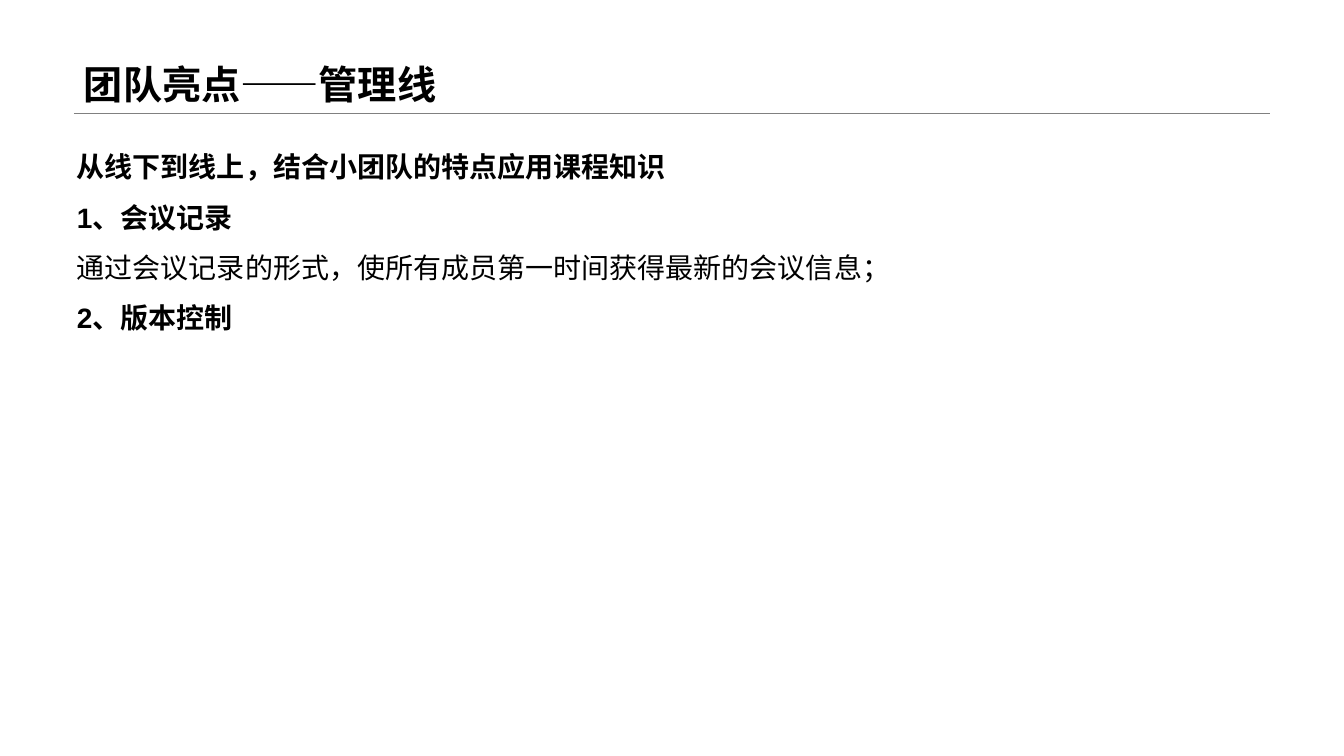
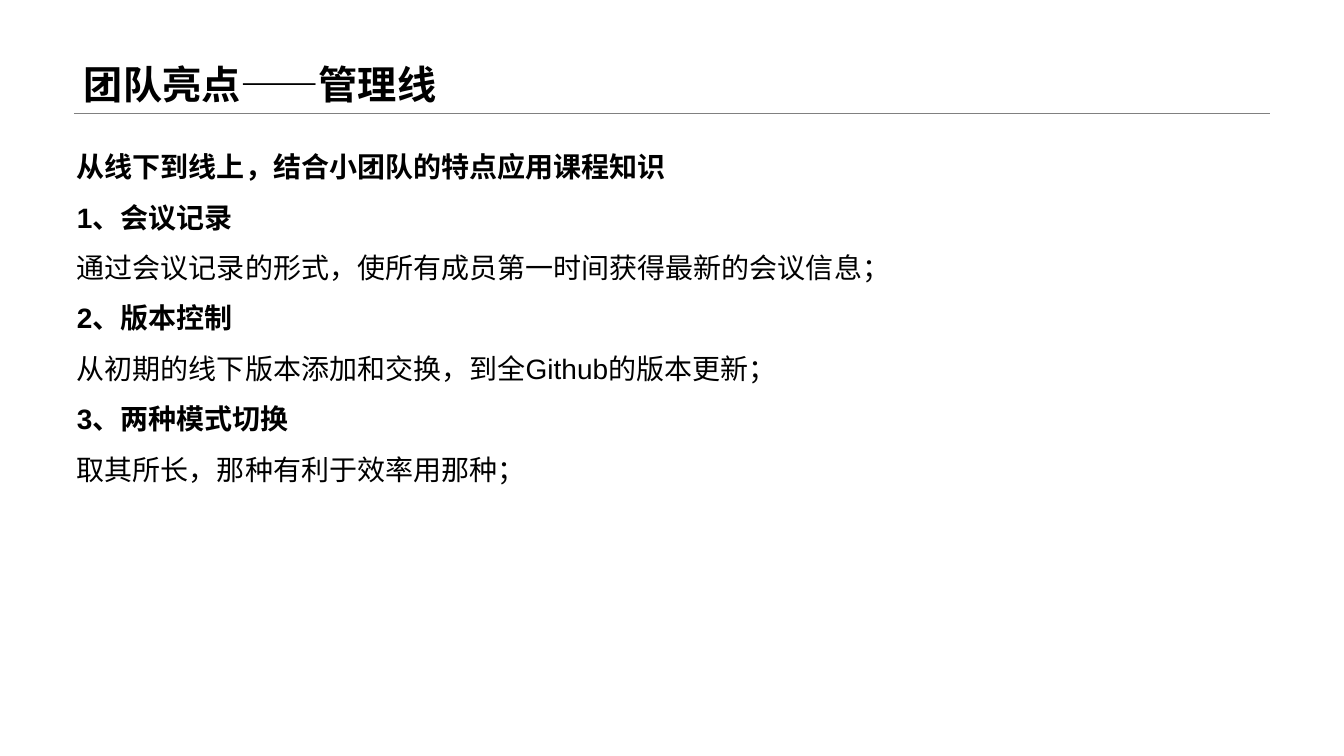
Before and after one commit to sebuaa2019/Team108, a slide deck: slide 9 of 申优答辩工作/申优答辩/Team108-申优答辩.pptx. Drawn at 1344x756 pixels with LibreOffice and Linux fonts; fonts in the diff are those of the drawing. Boxes give left, top, right and bottom in pixels: in the first picture for what was removed or moved away, otherwise in the second. Text is boxed around its words. In the diff, an @@ line names an element or a change of style, - is before the commit and + after.

```diff
--- a/申优答辩工作/申优答辩/Team108-申优答辩.pptx
+++ b/申优答辩工作/申优答辩/Team108-申优答辩.pptx
@@ text at (77,355,777,485): paragraphs added @@
+从初期的线下版本添加和交换，到全Github的版本更新；
+3、两种模式切换
+取其所长，那种有利于效率用那种；
```
Also in this commit, not shown: 1 other slide changed, 2 slides added, 33 slides removed.
